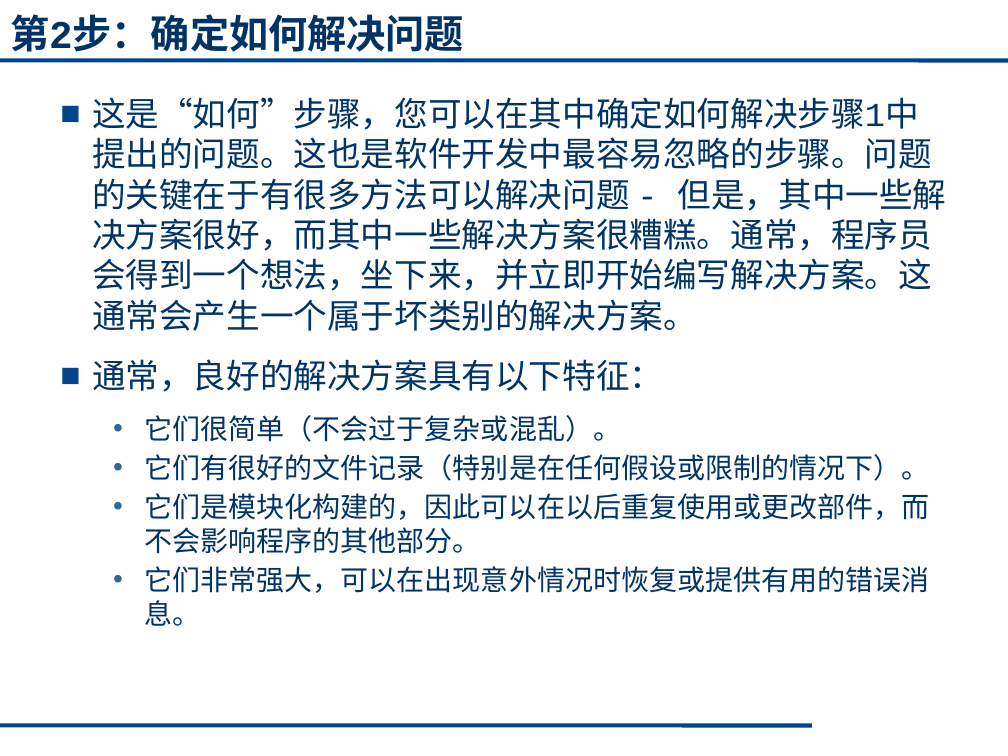
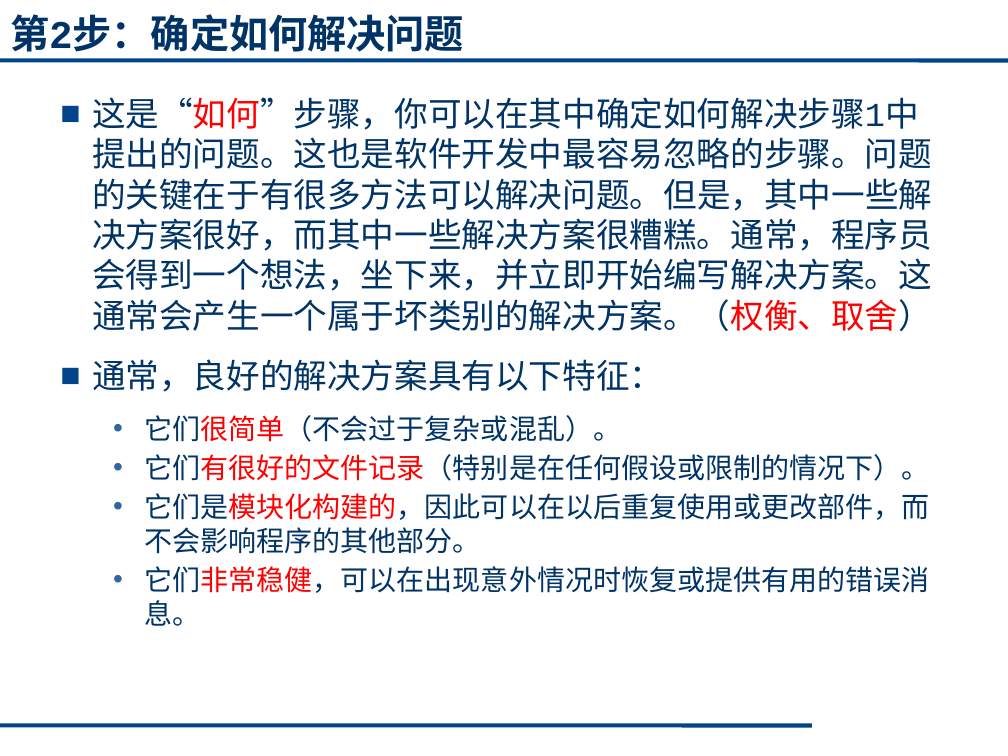
Before and after one commit to cugwhp/OOPCPP, a slide deck: slide 21 of 02.PPT/Ch1-绪论/C++1_2.pptx (slide 20 before the commit). Drawn at 1008x756 pixels with LibreOffice and Linux fonts; fonts in the diff are those of the drawing. Boxes give left, top, right and bottom in pixels: in the first picture for what was removed or moved away, otherwise in the second. Text is boxed around its words. In the diff, an @@ line names an element or a change of style, - is before the commit and + after.

```diff
--- a/02.PPT/Ch1-绪论/C++1_2.pptx
+++ b/02.PPT/Ch1-绪论/C++1_2.pptx
@@ text at (92, 97, 932, 331): text changed @@
-■ 这是“如何”步骤，您可以在其中确定如何解决步骤1中提出的问题。这也是软件开发中最容易忽略的步骤。问题的关键在于有很多方法可以解决问题 - 但是，其中一些解决方案很好，而其中一些解决方案很糟糕。通常，程序员会得到一个想法，坐下来，并立即开始编写解决方案。这通常会产生一个属于坏类别的解决方案。
+■ 这是“如何”步骤，你可以在其中确定如何解决步骤1中提出的问题。这也是软件开发中最容易忽略的步骤。问题的关键在于有很多方法可以解决问题。但是，其中一些解决方案很好，而其中一些解决方案很糟糕。通常，程序员会得到一个想法，坐下来，并立即开始编写解决方案。这通常会产生一个属于坏类别的解决方案。（权衡、取舍）
@@ text at (144, 415, 930, 554): text colour #003366 to #FF0000 in "它们很简单（不会过于复杂或混乱）。", "它们有很好的文件记录（特别是在任何假设或限制的情况下）。", "它们是模块化构建的，因此可以在以后重复使用或更改部件，而不会影响程序的其他部分。" @@
@@ text at (144, 566, 930, 626): text changed @@
-  • 它们非常强大，可以在出现意外情况时恢复或提供有用的错误消息。
+  • 它们非常稳健，可以在出现意外情况时恢复或提供有用的错误消息。
```
Also in this commit, not shown: 13 other slides changed, 1 slide added, 3 other files.
